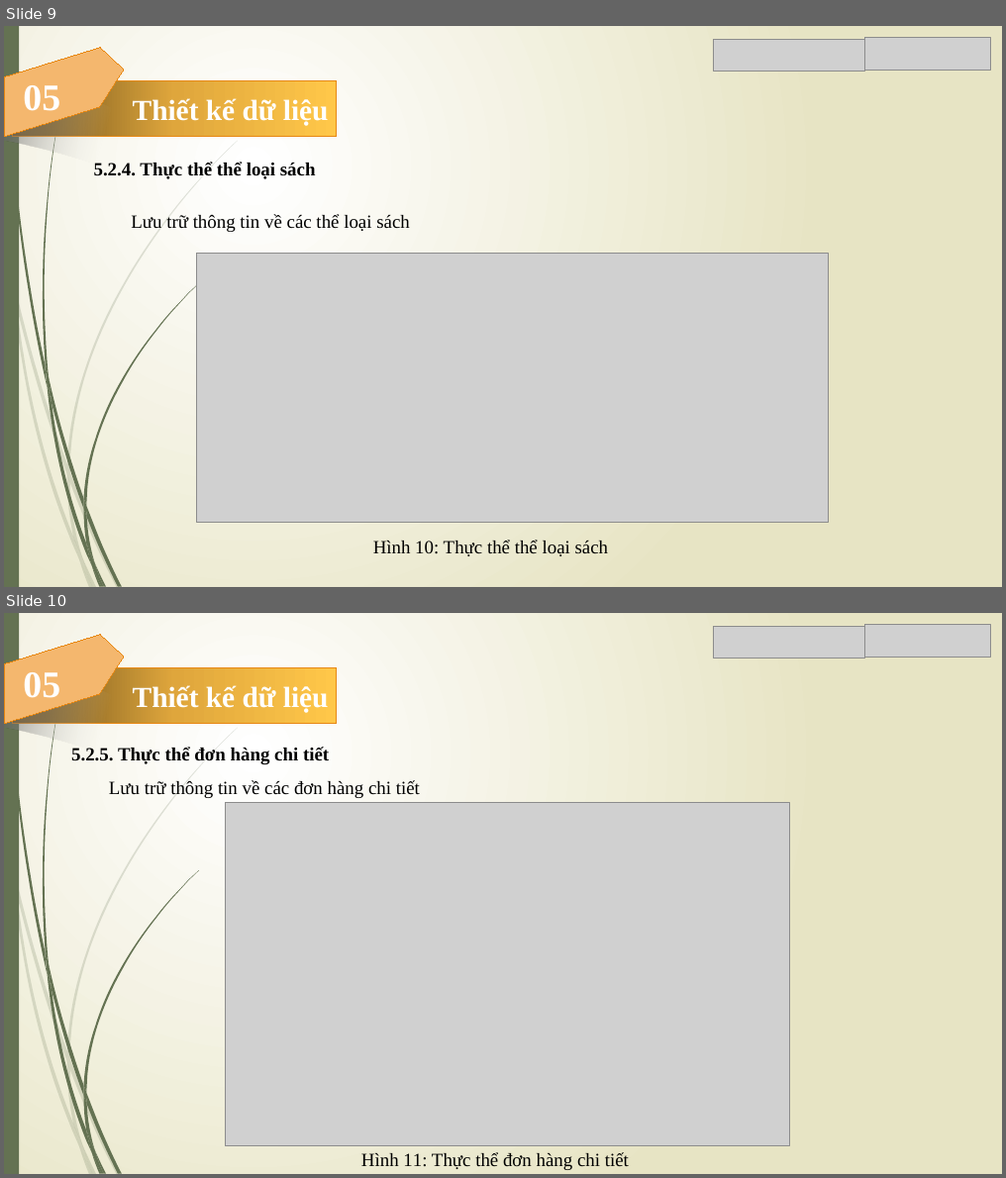
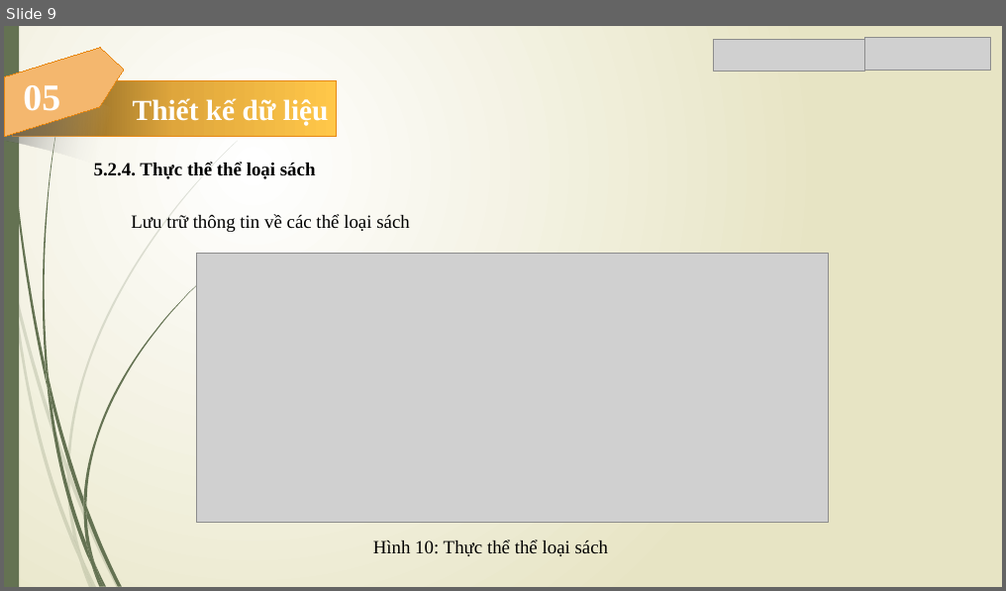
Before and after one commit to Trong-Nhan/Do_An_Ky_Cuoi, a slide deck: Slide Đồ Án.pptx. Shown one above the other, each under a label of ours: slides 9 and 10 before the commit, slide 9 after it. The pictures are 1006x1178 and 1006x591 pixels, drawn with LibreOffice and Linux fonts; fonts in the diff are those of the drawing; grey boxes stand for pictures. Boxes give left, top, right and bottom in pixels: in the first picture for what was removed or moved away, otherwise in the second. Text is boxed around its words. In the diff, an @@ line names an element or a change of style, - is before the commit and + after.

Commit message:
commit
Chỉnh sửa nội dung slide cho phù hợp với cơ sở dữ liệu mới

```diff
--- a/Slide Đồ Án.pptx
+++ b/Slide Đồ Án.pptx
@@ slide 10 removed at (4,613,1002,1174), background gradient #FFFFFF to #E8E6C4; not listed: 24 template elements that a slide beside it also shows @@
@@ freeform shape removed at (4,635,124,724) @@
@@ picture removed at (714,627,865,659) @@
@@ picture removed at (865,625,991,658) @@
@@ rectangle removed at (12,667,337,723) @@
-Thiết kế dữ liệu
@@ freeform shape removed at (4,673,179,780) @@
@@ text removed at (23,672,60,698) @@
-05
@@ text removed at (71,747,420,798) @@
-5.2.5. Thực thể đơn hàng chi tiết
-Lưu trữ thông tin về các đơn hàng chi tiết
@@ picture removed at (225,802,789,1146) @@
@@ text removed at (361,1153,629,1170) @@
-Hình 11: Thực thể đơn hàng chi tiết
```
Also in this commit, not shown: 4 slides changed.
